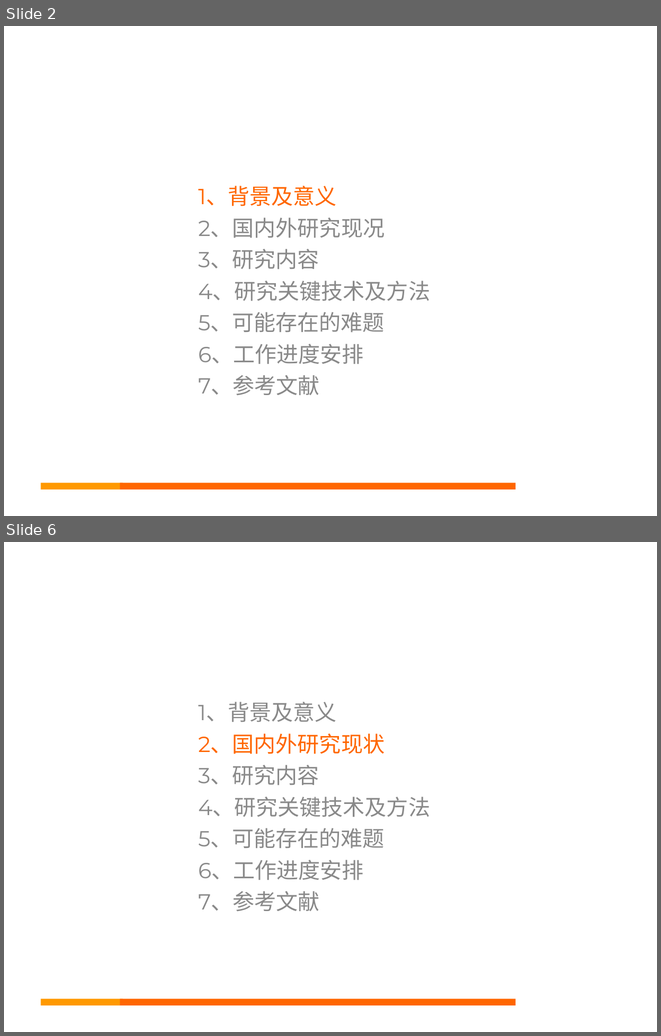
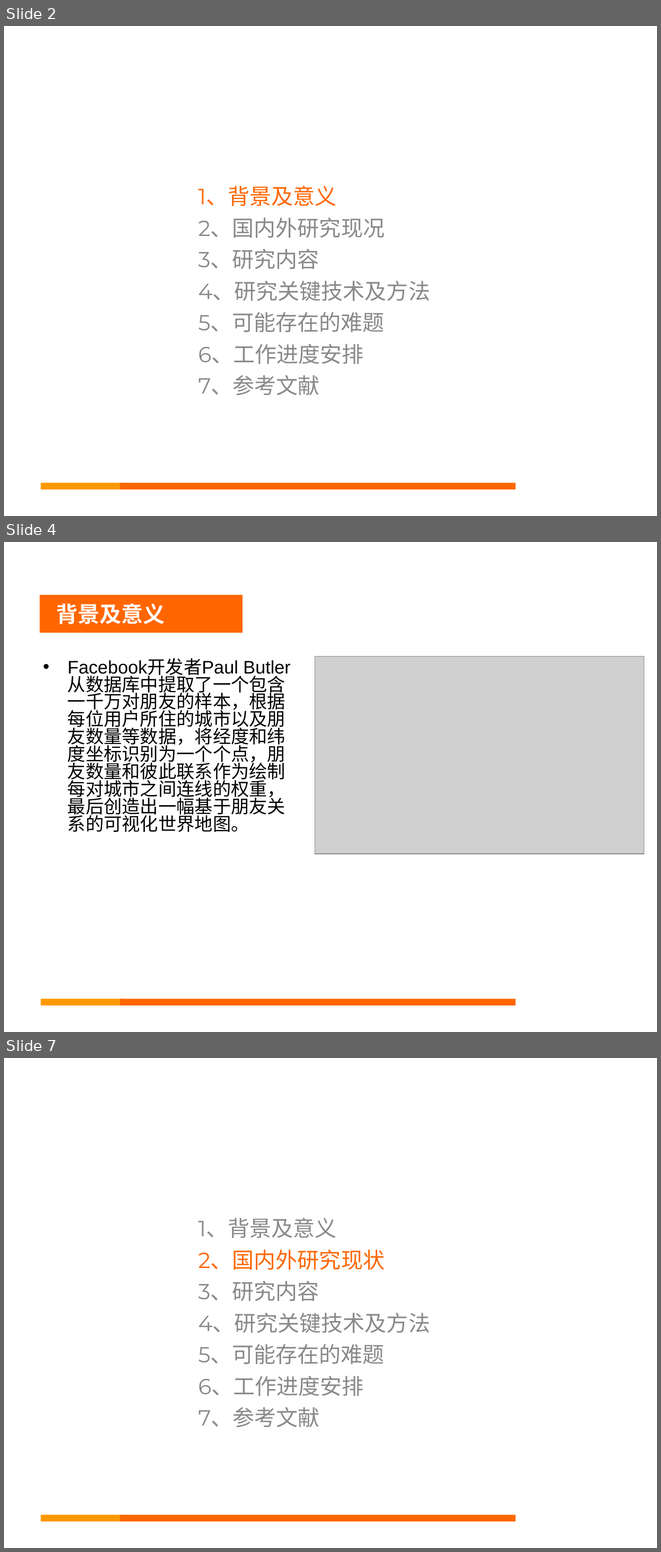
Before and after one commit to gitDangerSnake/thesis, a slide deck: eassy/开题报告.ppt. Shown one above the other, each under a label of ours: slides 2 and 6 before the commit, slides 2, 4 and 7 after it; the slides between them are not shown. The pictures are 661x1036 and 661x1552 pixels, drawn with LibreOffice and Linux fonts; fonts in the diff are those of the drawing; grey boxes stand for pictures; background and template pictures are left out. Boxes give left, top, right and bottom in pixels: in the first picture for what was removed or moved away, otherwise in the second. Text is boxed around its words. In the diff, an @@ line names an element or a change of style, - is before the commit and + after.

```diff
--- a/eassy/开题报告.ppt
+++ b/eassy/开题报告.ppt
@@ slide 4 added at (4, 542, 657, 1032), background picture (left out); not listed: 2 template elements that a slide beside it also shows @@
@@ rectangle added at (40, 595, 243, 633), fill #FF6600, 24 pt, text #FFFFFF, bold @@
+背景及意义
@@ text added at (68, 659, 285, 832), 20 pt, text #000000 @@
+• Facebook开发者Paul Butler从数据库中提取了一个包含一千万对朋友的样本，根据每位用户所住的城市以及朋友数量等数据，将经度和纬度坐标识别为一个个点，朋友数量和彼此联系作为绘制每对城市之间连线的权重，最后创造出一幅基于朋友关系的可视化世界地图。
@@ picture added at (315, 656, 644, 854) @@
@@ what was slide 6 is now slide 7 @@
```
Also in this commit, not shown: 9 slides changed, 3 other slides added, 2 other files.
